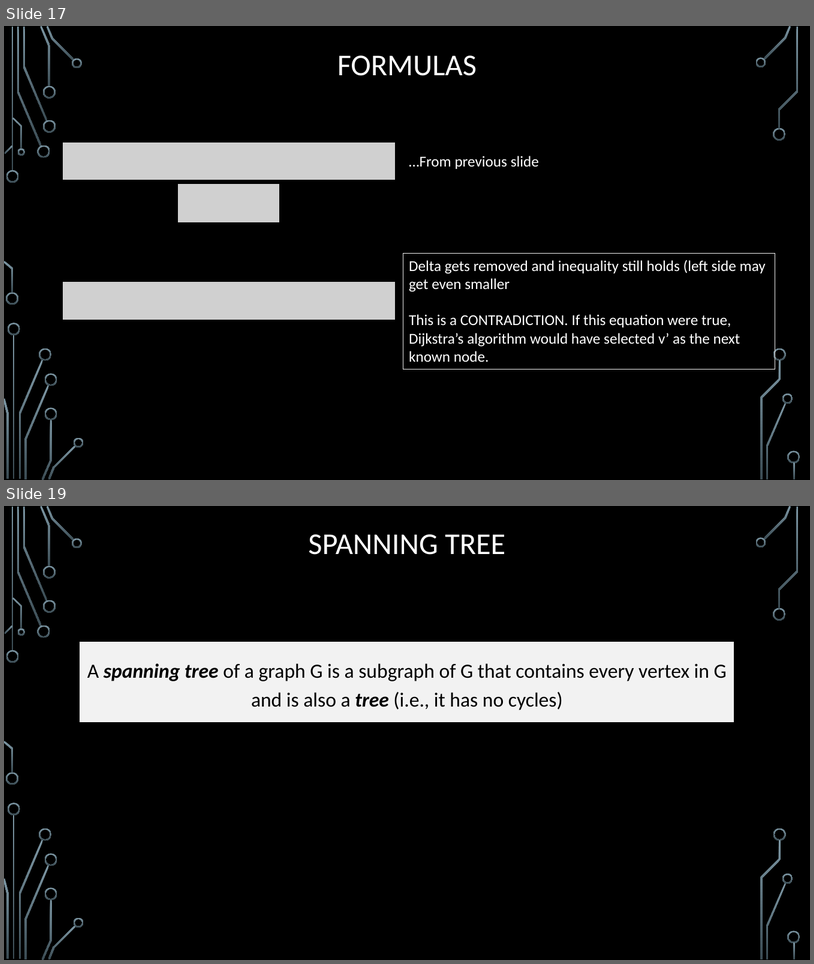
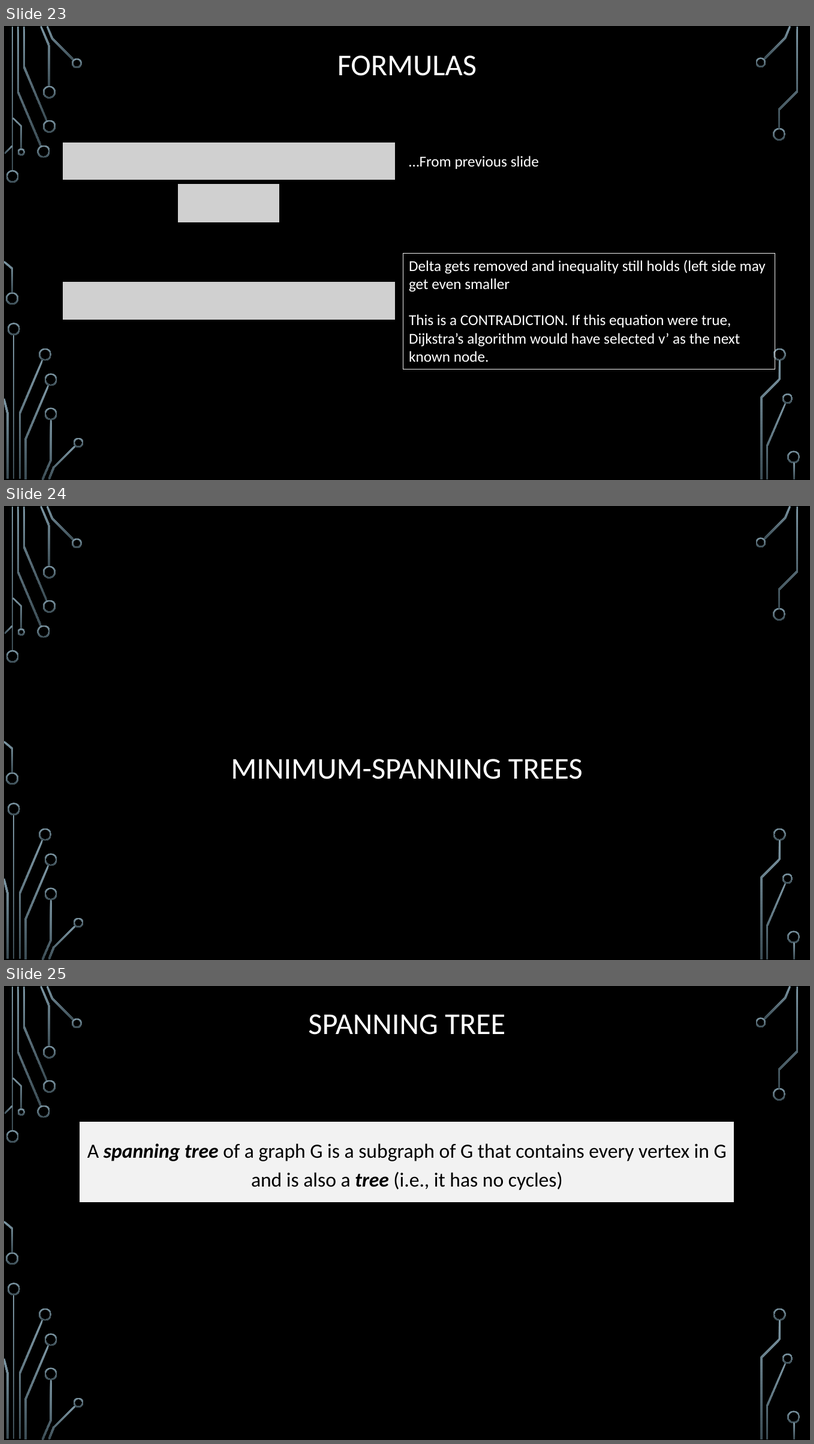
Before and after one commit to markfloryan/dsa2, a slide deck: slides/03-2-DijkstraAndPrim.pptx. Shown one above the other, each under a label of ours: slides 17 and 19 before the commit, slides 23, 24 and 25 after it; the slides between them are not shown. The pictures are 814x964 and 814x1444 pixels, drawn with LibreOffice and Linux fonts; fonts in the diff are those of the drawing; grey boxes stand for pictures; background and template pictures are left out. Boxes give left, top, right and bottom in pixels: in the first picture for what was removed or moved away, otherwise in the second. Text is boxed around its words. In the diff, an @@ line names an element or a change of style, - is before the commit and + after.

```diff
--- a/slides/03-2-DijkstraAndPrim.pptx
+++ b/slides/03-2-DijkstraAndPrim.pptx
@@ slide 24 added at box(4, 506, 810, 960), background picture (left out); not listed: 36 template elements that a slide beside it also shows @@
@@ title added at box(231, 759, 583, 779), 36 pt, text #FFFFFF @@
+MINIMUM-SPANNING TREES
@@ what was slide 17 is now slide 23 @@
@@ what was slide 19 is now slide 25 @@
```
Also in this commit, not shown: 8 slides changed, 11 other slides added, 1 other file.
